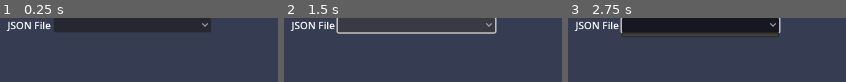
Above: before the commit, frames 1-3 (left to right).
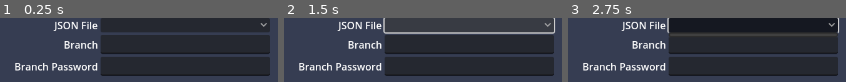
Above: after the commit, the same moments.

Repository: KoBeWi/Godot-Project-Builds
Game: Godot game, scene res://Tasks/UploadGOG.tscn
The game is run twice, just before and just after one commit, with the same random seed, the same clock (stepped at 60 frames per second) and the same inputs. This scene is started directly instead of the project's main scene.
Inputs (mouse positions are in pixels of both pictures, inside the frame that each line leads up to; where the layout moved, square brackets give the same spot in the first picture):
- Up to frame 1 (0.25 s): no input
- Up to frame 2 (1.5 s): click (470, 25) [417, 25] at 0.5 s; click (470, 25) [417, 25] at 1.25 s
- Up to frame 3 (2.75 s): click (754, 25) [701, 25] at 2 s

The runs differ from the first frame. In frame 1, 48% of the frame differs, in the area x 2-98%, y 0-91%; in frame 2, 43%; in frame 3, 48%.

Commit message:
Resolve GOG todos

Diff:
--- a/Tasks/UploadEpic.tscn
+++ b/Tasks/UploadEpic.tscn
@@ -45,11 +45,11 @@
 	elif executable_name.text.is_empty():
 		error_message = \"Executable name is empty.\"
 	elif project_version.length() < 1 or project_version.length() > 100:
-		error_message = \"Version string length wrong. Must be between 1 and 100 (inclusive).\"
+		error_message = \"Version string invalid (application/config/version). Length must be between 1 and 100 (inclusive).\"
 	else:
 		var reg := RegEx.create_from_string(r\"^[a-zA-Z0-9\\.\\+-_]*$\")
 		if not reg.search(project_version):
-			error_message = \"Version string invalid. Use only these characters: a-z, A-Z, 0-9, or .+-_\"
+			error_message = \"Version string invalid (application/config/version). Use only these characters: a-z, A-Z, 0-9, or .+-_\"
 
 	if not Data.global_config[\"epic_client_secret_env_var\"].is_empty():
 		var env := OS.get_environment(Data.global_config[\"epic_client_secret_env_var\"])
--- a/Tasks/UploadGOG.tscn
+++ b/Tasks/UploadGOG.tscn
@@ -2,10 +2,10 @@
 
 [sub_resource type="GDScript" id="GDScript_a0t4t"]
 script/source = "extends Task
-## TODO: branch
-## TODO: default branch?
 
 @onready var json_file: OptionButton = %JSONFile
+@onready var branch: LineEdit = %Branch
+@onready var branch_password: LineEdit = %BranchPassword
 
 static var json_list: PackedStringArray
 
@@ -34,6 +34,8 @@
 
 func _initialize() -> void:
 	defaults[\"json_path\"] = \"\"
+	defaults[\"branch\"] = \"\"
+	defaults[\"branch_password\"] = \"\"
 
 	for file in json_list:
 		json_file.add_item(file.get_file())
@@ -49,6 +51,8 @@
 		error_message = \"GOG username is empty.\"
 	elif Data.global_config[\"gog_password\"].is_empty():
 		error_message = \"GOG password is empty.\"
+	elif Data.get_project_version().is_empty():
+		error_message = \"Project version (application/config/version) is empty.\"
 
 	return error_message.is_empty()
 
@@ -75,13 +79,24 @@
 
 	ret.append(\"--password\")
 	ret.append(Data.global_config[\"gog_password\"])
+
+	if not branch.text.is_empty():
+		ret.append(\"--branch\")
+		ret.append(branch.text)
+
+		if not branch_password.text.is_empty():
+			ret.append(\"--branch_password\")
+			ret.append(branch_password.text)
+
 	#ret.append(\"--offline\")
 
 	return ret
 
 func _load():
+	branch.text = data[\"branch\"]
+	branch.text = data[\"branch_password\"]
+
 	var file: String = data[\"json_path\"]
-
 	for i in json_file.item_count:
 		if json_file.get_item_metadata(i) == file:
 			json_file.selected = i
@@ -89,11 +104,15 @@
 
 func _store():
 	data[\"json_path\"] = get_json_path()
+	data[\"branch\"] = branch.text
+	data[\"branch_password\"] = branch_password.text
 
 func _get_task_info() -> PackedStringArray:
 	return [
 		\"Uploads files to GOG based on the given JSON file, using Pipeline Builder.\",
 		\"JSON File|File used as a base to upload.\",
+		\"Branch|Branch name to upload to.\",
+		\"Branch Password|Password for the branch if it's protected.\",
 	]
 
 func get_json_path() -> String:
@@ -105,7 +124,7 @@
 "
 
 [node name="UploadGog" type="HBoxContainer"]
-offset_right = 415.0
+offset_right = 520.0
 offset_bottom = 23.0
 script = SubResource("GDScript_a0t4t")
 has_static_configuration = true
@@ -116,12 +135,12 @@
 layout_mode = 2
 size_flags_horizontal = 3
 
-[node name="HBoxContainer" type="HBoxContainer" parent="."]
+[node name="HBoxContainer" type="GridContainer" parent="."]
 auto_translate_mode = 1
 layout_mode = 2
 size_flags_horizontal = 3
 size_flags_stretch_ratio = 8.0
-alignment = 1
+columns = 2
 
 [node name="Label" type="Label" parent="HBoxContainer"]
 auto_translate_mode = 1
@@ -135,6 +154,26 @@
 layout_mode = 2
 size_flags_horizontal = 3
 
+[node name="Label2" type="Label" parent="HBoxContainer"]
+layout_mode = 2
+size_flags_horizontal = 8
+text = "Branch"
+
+[node name="Branch" type="LineEdit" parent="HBoxContainer"]
+unique_name_in_owner = true
+layout_mode = 2
+
+[node name="Label3" type="Label" parent="HBoxContainer"]
+auto_translate_mode = 1
+layout_mode = 2
+size_flags_horizontal = 8
+text = "Branch Password"
+
+[node name="BranchPassword" type="LineEdit" parent="HBoxContainer"]
+unique_name_in_owner = true
+auto_translate_mode = 1
+layout_mode = 2
+
 [node name="Control2" type="Control" parent="."]
 auto_translate_mode = 1
 layout_mode = 2
